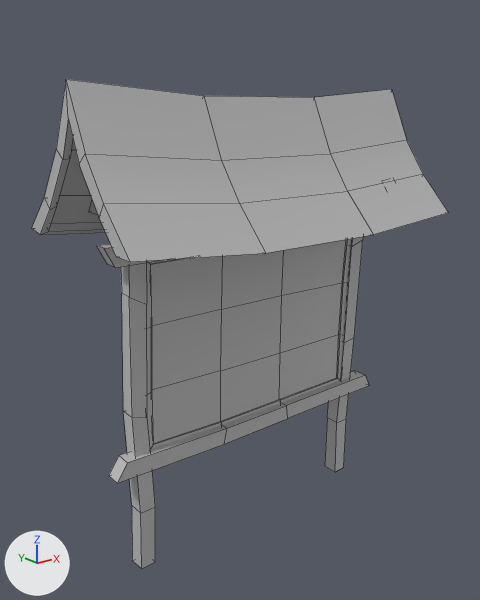
A saved change to the FBX model ProjectShowOff/Assets/Meshes with textures/Environmental assets/Fences & Posts/Post_big.fbx.
Before and after are seen from a camera (50 mm lens) standing at (-5.84, -6.98, 6.37) and looking at (-0.07, 0.24, 3.48). Arrows for +X, +Y and +Z are at lower left; the lights stay in place. Mesh edges are drawn as thin lines. Where no turn or scale is listed for an object, it has been applied to the vertices.
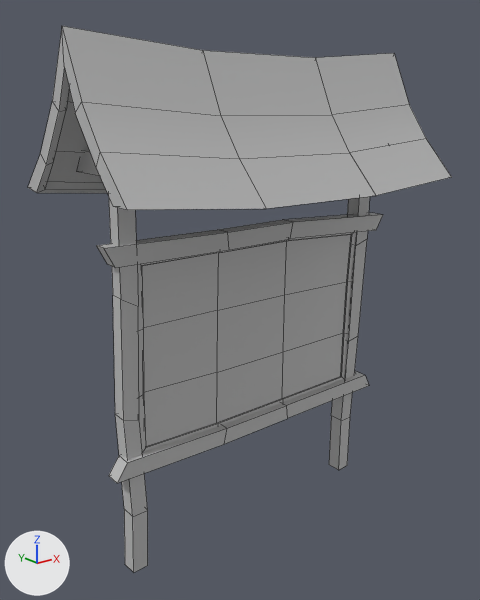
Changed parts and their boxes [x1, y1, x2, y2] in the pictures (480 x 600 px; the box of a moved part takes in the faces that stretch with it):
'pPlane4', reshaped (11% taller)
    before: [32, 79, 448, 569]
    after: [28, 26, 452, 572]
part 1 of me_mesh, moved or reshaped
    before: [32, 79, 448, 262]
    after: [28, 26, 452, 210]
part 2 of me_mesh, moved or reshaped
    before: [89, 201, 98, 215]
    after: [76, 151, 100, 176]
part 3 of me_mesh, rebuilt (6% wider)
    before: [146, 239, 351, 450]
    after: [137, 232, 355, 452]
part 4 of me_mesh, rebuilt (8% wider, 17% taller)
    before: [325, 237, 363, 472]
    after: [329, 196, 370, 470]
part 5 of me_mesh, rebuilt (14% wider, 22% taller)
    before: [121, 263, 155, 569]
    after: [109, 198, 148, 572]

Edits to the bpy script that builds the scene:
```text
Add mat_wooden_beams:
    mat_wooden_beams = principled_material('Wooden_Beams')
    mat_wooden_beams.base_color = (0.5, 0.5, 0.5)  # grey #bcbcbc
Change me_mesh:
    used by ob_pplane4; location = (0.0, 0.0, 0.0)
    remove me_mesh.from_pydata(...)  # 236 vertices, 202 faces; spans x -2.62..2.84, y -1.17..1.38, z 0.0..6.5
    add me_mesh.from_pydata(...)  # 236 vertices, 200 faces; spans x -2.62..2.84, y -1.17..1.38, z 0.0..7.03
    me_mesh part 1: the loose piece of 92 vertices spanning x -2.62..2.84, y -1.17..1.38, z 4.43..6.5 is moved by (0.0, 0.0, 0.53), in mat_wooden_beams (grey #bcbcbc)
    me_mesh part 2: the loose piece of 8 vertices spanning x -2.0..-1.73, y -0.84..0.99, z 4.86..5.15 is moved by (-0.12, 0.0, 0.53), in mat_wooden_beams (grey #bcbcbc)
    me_mesh part 3: the loose piece of 40 vertices spanning x -1.86..1.97, y -0.05..0.03, z 1.68..4.43 is rebuilt with 40 vertices and now spans x -1.98..2.07, y -0.05..0.03, z 1.68..4.43
    me_mesh part 4: the loose piece of 20 vertices spanning x 1.86..2.17, y -0.1..0.25, z 0.0..4.85 is rebuilt with 20 vertices and now spans x 1.96..2.27, y -0.1..0.25, z 0.0..5.39, in mat_wooden_beams (grey #bcbcbc)
    me_mesh part 5: the loose piece of 20 vertices spanning x -2.07..-1.74, y -0.11..0.21, z 0.0..4.91 is rebuilt with 20 vertices and now spans x -2.2..-1.87, y -0.11..0.21, z 0.0..5.41, in mat_wooden_beams (grey #bcbcbc)
    add me_mesh.materials.append(mat_wooden_beams)  # grey #bcbcbc
```
